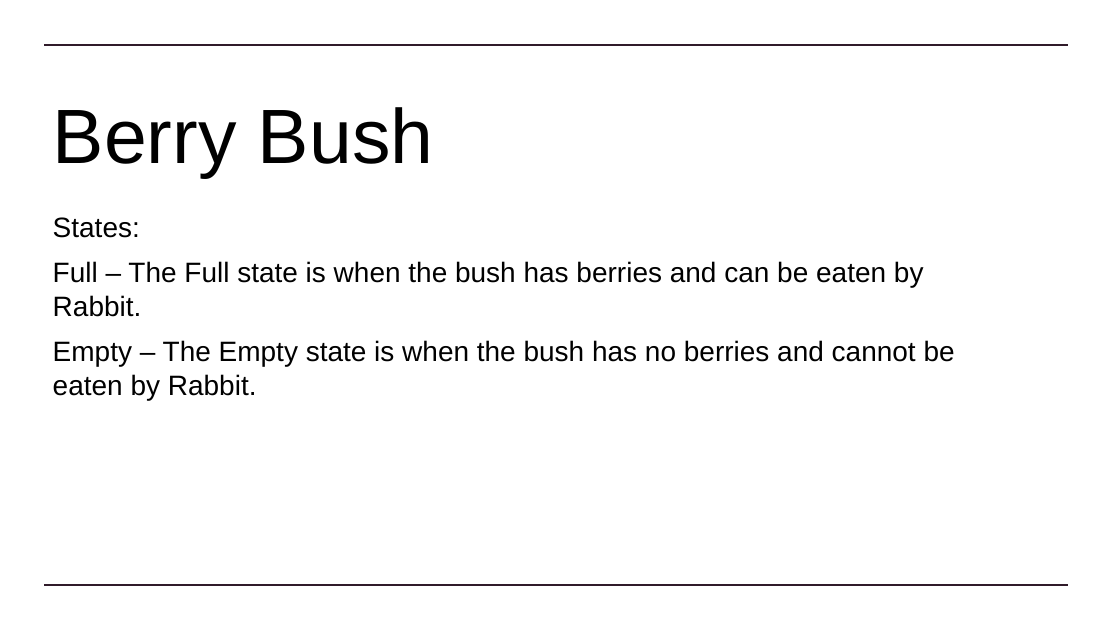
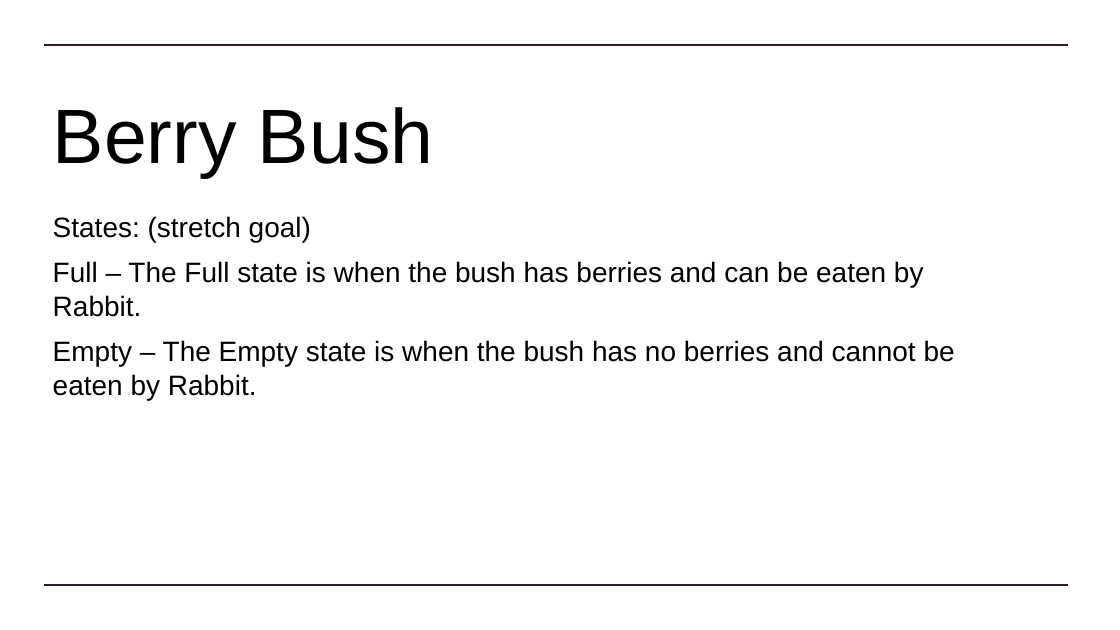
Before and after one commit to Dinoboy173/GameAI, a slide deck: slide 6 of Assessment/Jordan Wesson TDD.pptx. Drawn at 1120x630 pixels with LibreOffice and Linux fonts; fonts in the diff are those of the drawing. Boxes give left, top, right and bottom in pixels: in the first picture for what was removed or moved away, otherwise in the second. Text is boxed around its words. In the diff, an @@ line names an element or a change of style, - is before the commit and + after.

```diff
--- a/Assessment/Jordan Wesson TDD.pptx
+++ b/Assessment/Jordan Wesson TDD.pptx
@@ subtitle at [53, 216, 311, 242]: text changed @@
-States:
+States: (stretch goal)
```
Also in this commit, not shown: 1 slide removed, 41 other files.
